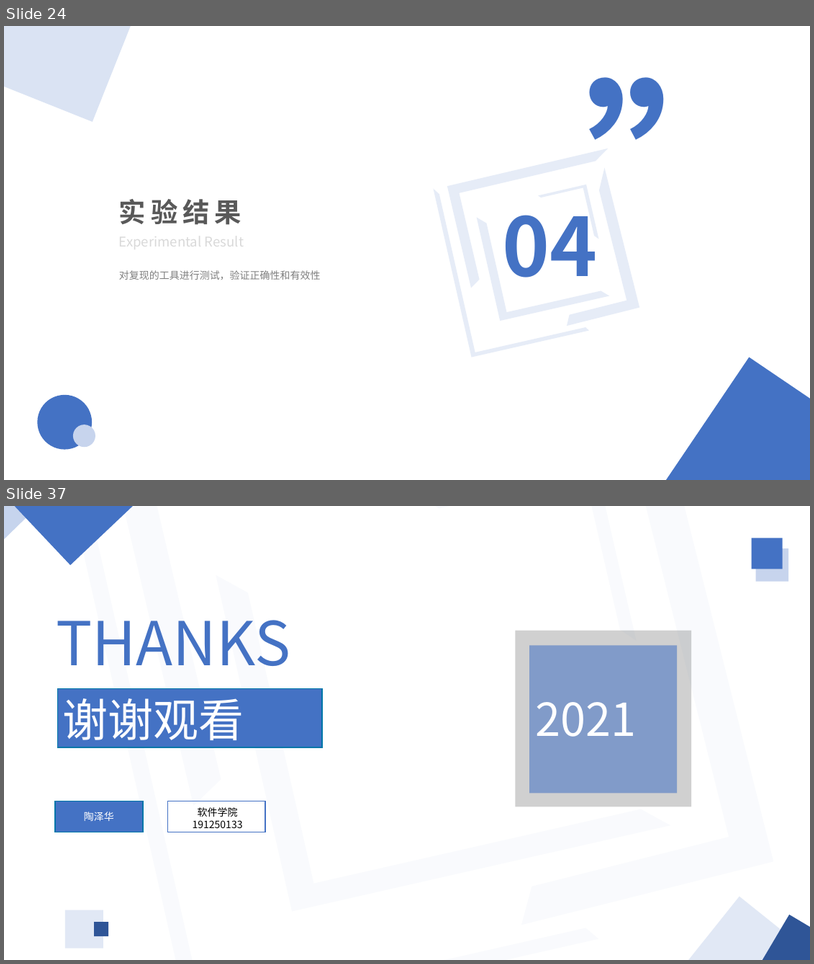
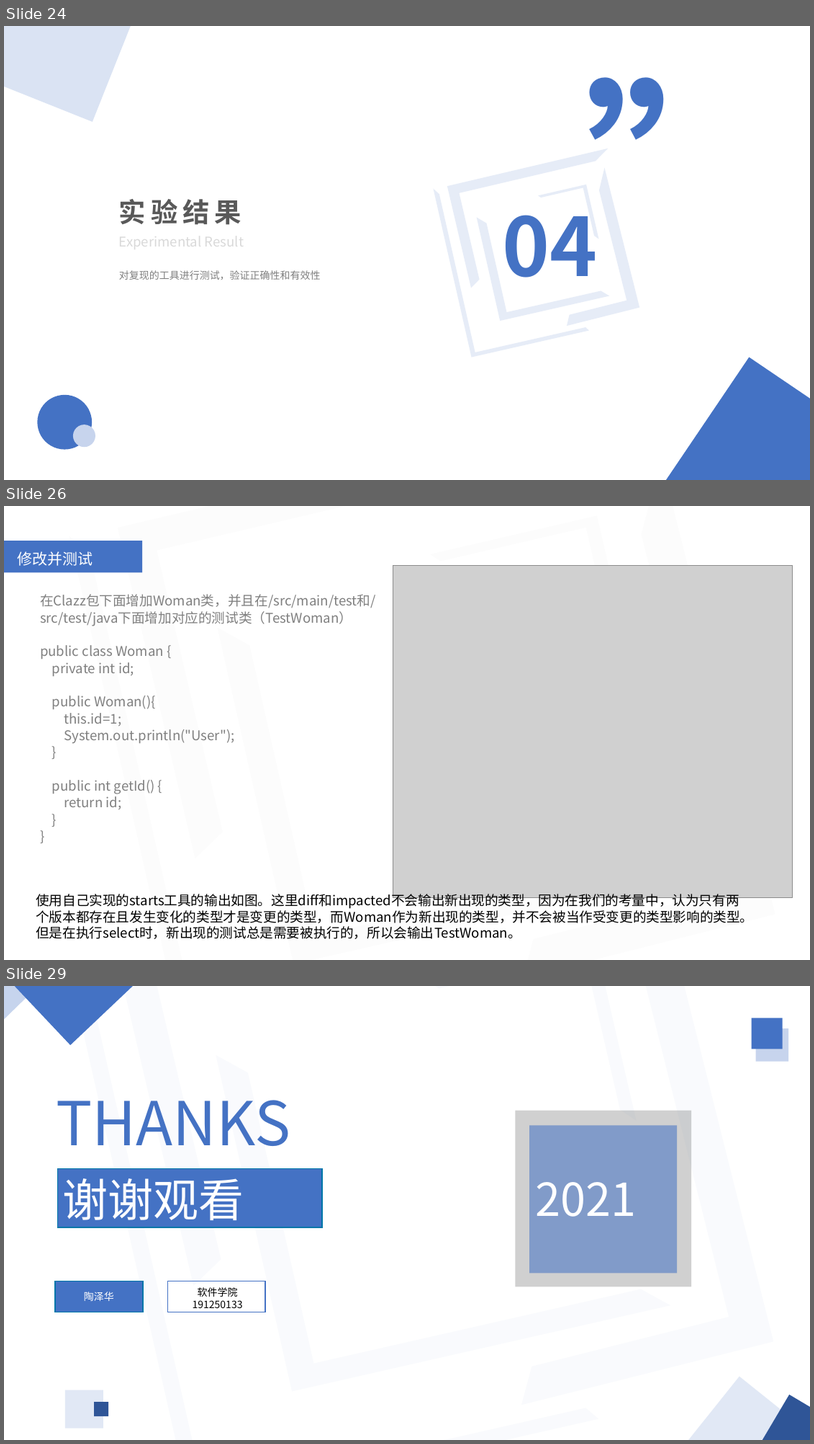
Before and after one commit to Truth-NJU/Static-Test-Selection-Tool, a slide deck: 工具汇报.pptx. Shown one above the other, each under a label of ours: slides 24 and 37 before the commit, slides 24, 26 and 29 after it; the slides between them are not shown. The pictures are 814x964 and 814x1444 pixels, drawn with LibreOffice and Linux fonts; fonts in the diff are those of the drawing; grey boxes stand for pictures. Boxes give left, top, right and bottom in pixels: in the first picture for what was removed or moved away, otherwise in the second. Text is boxed around its words. In the diff, an @@ line names an element or a change of style, - is before the commit and + after.

```diff
--- a/工具汇报.pptx
+++ b/工具汇报.pptx
@@ slide 26 added at <box>4,506,810,960</box>, background #FFFFFF @@
@@ group added at <box>70,506,776,960</box>: 5 half frames @@
@@ pentagon arrow added at <box>4,541,142,572</box>, fill #4472C4 @@
@@ text added at <box>17,551,93,566</box>, 18 pt, text #FFFFFF @@
+修改并测试
@@ picture added at <box>393,565,793,898</box> @@
@@ text added at <box>40,594,376,809</box>, 16 pt, text #808080 @@
+在Clazz包下面增加Woman类，并且在/src/main/test和/src/test/java下面增加对应的测试类（TestWoman）
+public class Woman {
+private int id;
+public Woman(){
+this.id=1;
+System.out.println("User");
+}
+public int getId() {
+return id;
+}
+}
@@ text added at <box>36,891,754,939</box>, 16 pt, text #000000 @@
+使用自己实现的starts工具的输出如图。这里diff和impacted不会输出新出现的类型，因为在我们的考量中，认为只有两个版本都存在且发生变化的类型才是变更的类型，而Woman作为新出现的类型，并不会被当作受变更的类型影响的类型。但是在执行select时，新出现的测试总是需要被执行的，所以会输出TestWoman。
@@ what was slide 37 is now slide 29 @@
```
Also in this commit, not shown: 1 slide changed, 3 other slides added, 12 slides removed.
